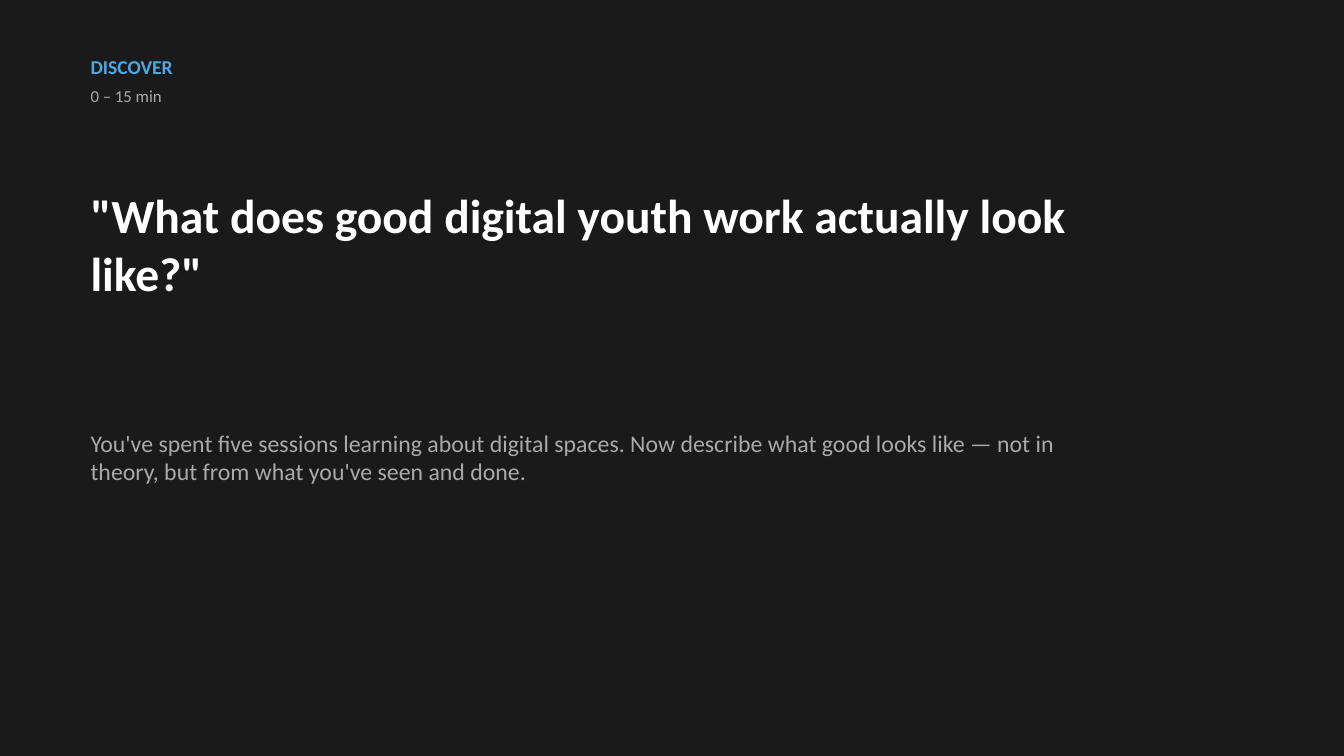
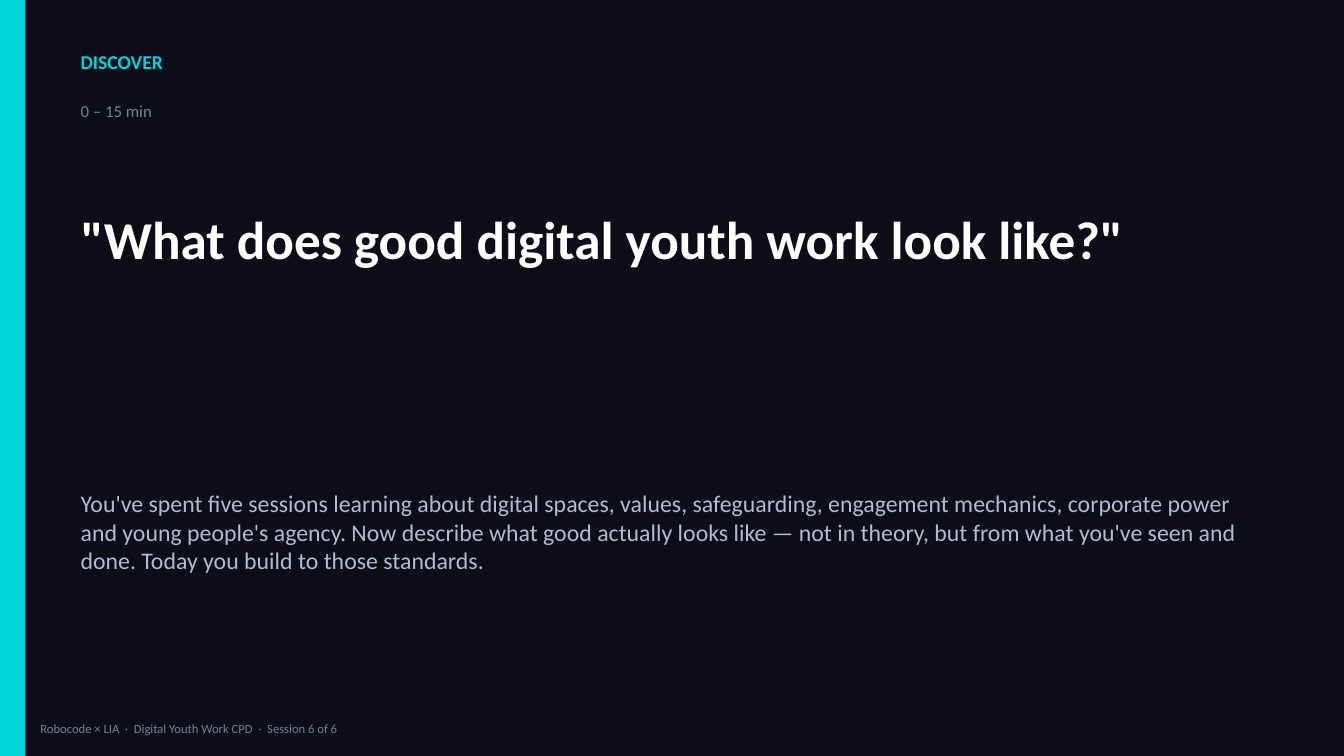
Before and after one commit to bh1ff/cpd-v2, a slide deck: slide 3 of assets/downloads/Session-6-Build-Something-Real.pptx (slide 2 before the commit). Drawn at 1344x756 pixels with LibreOffice and Linux fonts; fonts in the diff are those of the drawing. Boxes give left, top, right and bottom in pixels: in the first picture for what was removed or moved away, otherwise in the second. Text is boxed around its words. In the diff, an @@ line names an element or a change of style, - is before the commit and + after.

Commit message:
Session 6 rework: Build Something Real — build / test / iterate against 4 criteria
- 24 activities across D-A-K-D-C
- New LIA aim: leave with a working prototype to deploy with a real group in 4 weeks
- DISCOVER: Best Moment · Worst Moment · Quality Criteria Vote · Name a Good One · The Choose Test
- ACTIVITY: Define Your Group · Pick Your Tool · Build It (45 min strict) · One-Sentence Elevator · Self-Check · Readiness Stand-Up
- KEY IDEAS: Four criteria, three failures — Failure Mode Bingo · The 60-Second Rule · Whose Problem Are You Solving? · The Tool Dies Tomorrow Question
- DISCUSSION: Peer Test R1 · Iterate Fix One Thing · Peer Test R2 · Before vs After · The Critics' Circle
- CLOSING: Lightning Presentations · Programme Reflection · Final Takeaway · Deploy Date
- Opening Q: What does good digital youth work look like?
- Closing Q: If the tool changed tomorrow, what standards would still apply?
- Takeaway: deploy with real group within 4 weeks, write 1–2pp justification

```diff
--- a/assets/downloads/Session-6-Build-Something-Real.pptx
+++ b/assets/downloads/Session-6-Build-Something-Real.pptx
@@ background #1A1A1A to #0D0D1A @@
@@ rectangle added at (0, 0, 25, 756), fill #00D4DB @@
@@ text "DISCOVER" at (81, 56, 163, 69): text colour #4EA8E6 to #00D4DB @@
@@ text "0 – 15 min": place and size @@
-text "0 – 15 min" at (91, 90, 162, 102)
+text "0 – 15 min" at (81, 105, 152, 117)
@@ text "0 – 15 min" at (81, 105, 152, 117): text colour #AAAAAA to #7B7B96 @@
@@ text at (81, 221, 1123, 268): text changed; size 34 to 38 pt @@
-"What does good digital youth work actually look like?"
+"What does good digital youth work look like?"
@@ text at (81, 495, 1235, 573): text changed; text colour #AAAAAA to #B8B8D0 @@
-You've spent five sessions learning about digital spaces. Now describe what good looks like — not in theory, but from what you've seen and done.
+You've spent five sessions learning about digital spaces, values, safeguarding, engagement mechanics, corporate power and young people's agency. Now describe what good actually looks like — not in theory, but from what you've seen and done. Today you build to those standards.
@@ text added at (40, 724, 337, 735), 9 pt, text #7B7B96 @@
+Robocode × LIA · Digital Youth Work CPD · Session 6 of 6
```
Also in this commit, not shown: 13 other slides changed, 18 slides added, 4 slides removed, 3 other files.
